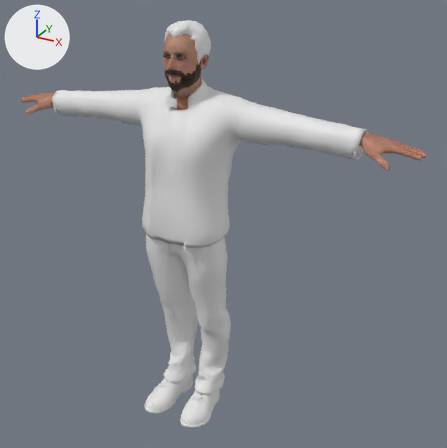
Before and after pictures for a commit that changed the COLLADA model ruckus/art.scnassets/joe.dae.
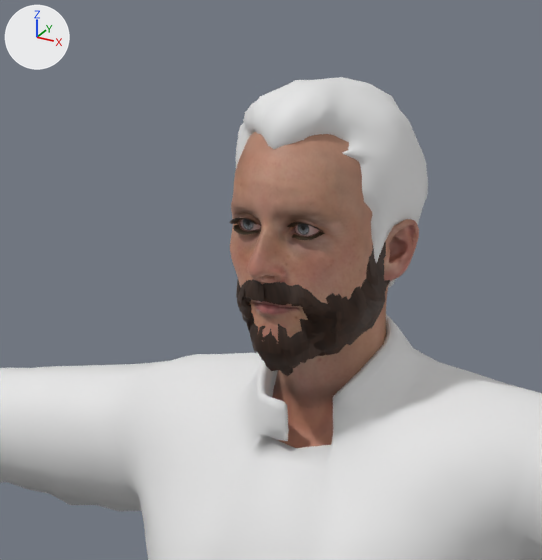
The first picture shows the older version from a 50 mm camera at (1.355, -2.138, 2.06) aimed at (0.139, 0.071, 0.955). The close-ups show both versions on the part from 24% to 53% of the width and 0% to 31% of the height of that picture. Arrows for +X, +Y and +Z are at upper left; the lights stay in place. Where no turn or scale is listed for an object, it has been applied to the vertices.

The first close-up shows 'Beards', 'Body', 'Hair', 'Moustaches', 'Tops'.
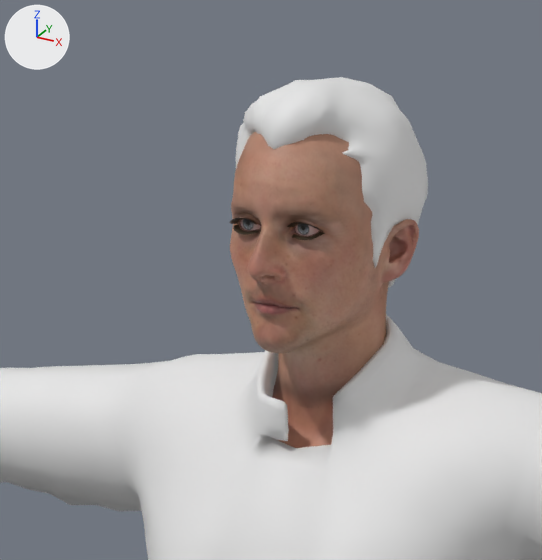
Where the change shows, as pixel boxes [x1, y1, x2, y2] in the close-ups (542 x 560 px):
'Beards', deleted (black)
    before: [236, 242, 390, 376]
'Moustaches', deleted (black)
    before: [239, 279, 331, 319]

What the commit changed:
Object 'Beards' (ob_beards) is deleted.
Object 'Moustaches' (ob_moustaches) is deleted.
